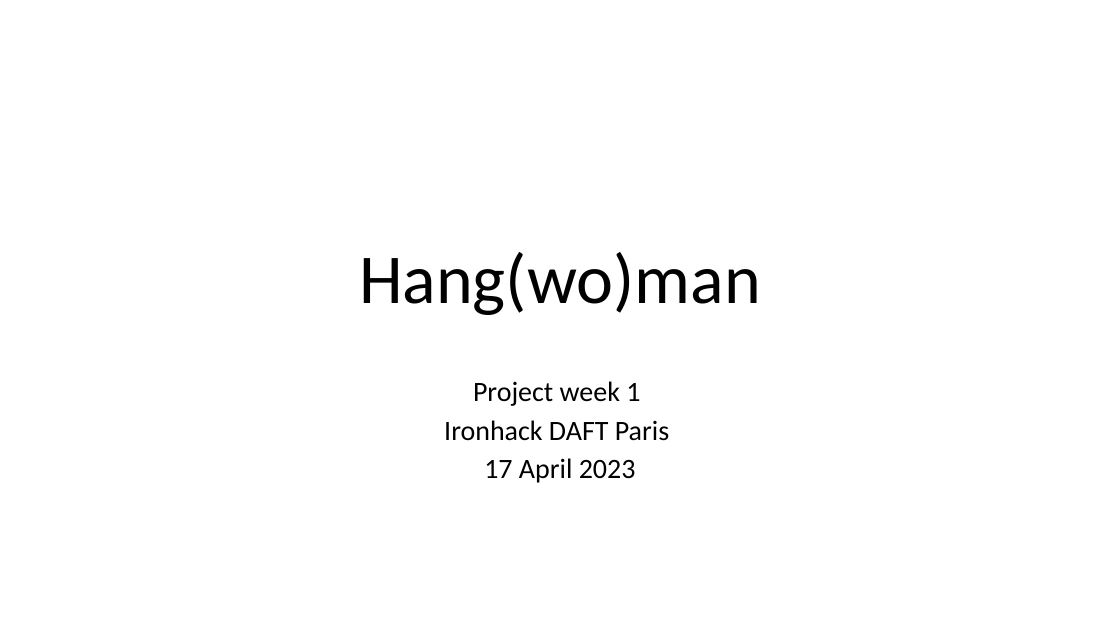
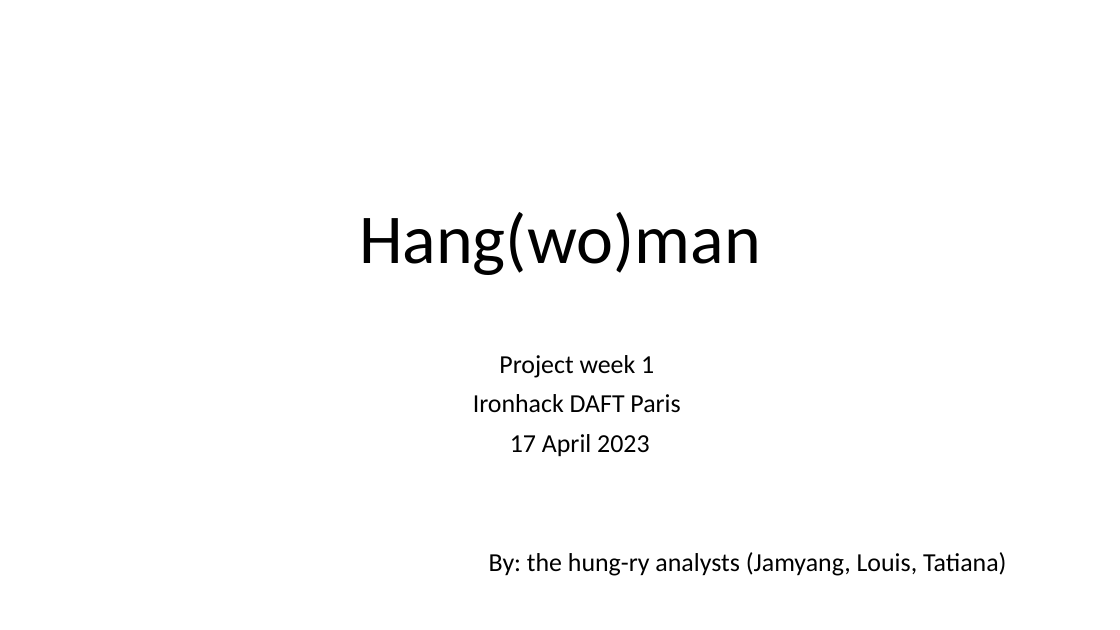
Before and after one commit to louis-md/hangman, a slide deck: slide 1 of Presentation1.pptx. Drawn at 1120x630 pixels with LibreOffice and Linux fonts; fonts in the diff are those of the drawing. Boxes give left, top, right and bottom in pixels: in the first picture for what was removed or moved away, otherwise in the second. Text is boxed around its words. In the diff, an @@ line names an element or a change of style, - is before the commit and + after.

```diff
--- a/Presentation1.pptx
+++ b/Presentation1.pptx
@@ title "Hang(wo)man": place and size @@
-title "Hang(wo)man" at <box>359,252,761,315</box>
+title "Hang(wo)man" at <box>359,212,761,275</box>
@@ subtitle "Project week 1": place and size @@
-subtitle "Project week 1" at <box>444,381,669,483</box>
+subtitle "Project week 1" at <box>473,355,1006,576</box>
@@ subtitle at <box>473,355,680,457</box>: size 24 to 22.2 pt in "Project week 1", "Ironhack DAFT Paris", "17 April 2023"; line spacing 0.8 to 0.9 @@
@@ subtitle at <box>489,552,1006,576</box>: paragraph added @@
+By: the hung-ry analysts (Jamyang, Louis, Tatiana)
```
Also in this commit, not shown: 2 other slides changed, 7 slides added, 4 slides removed.
